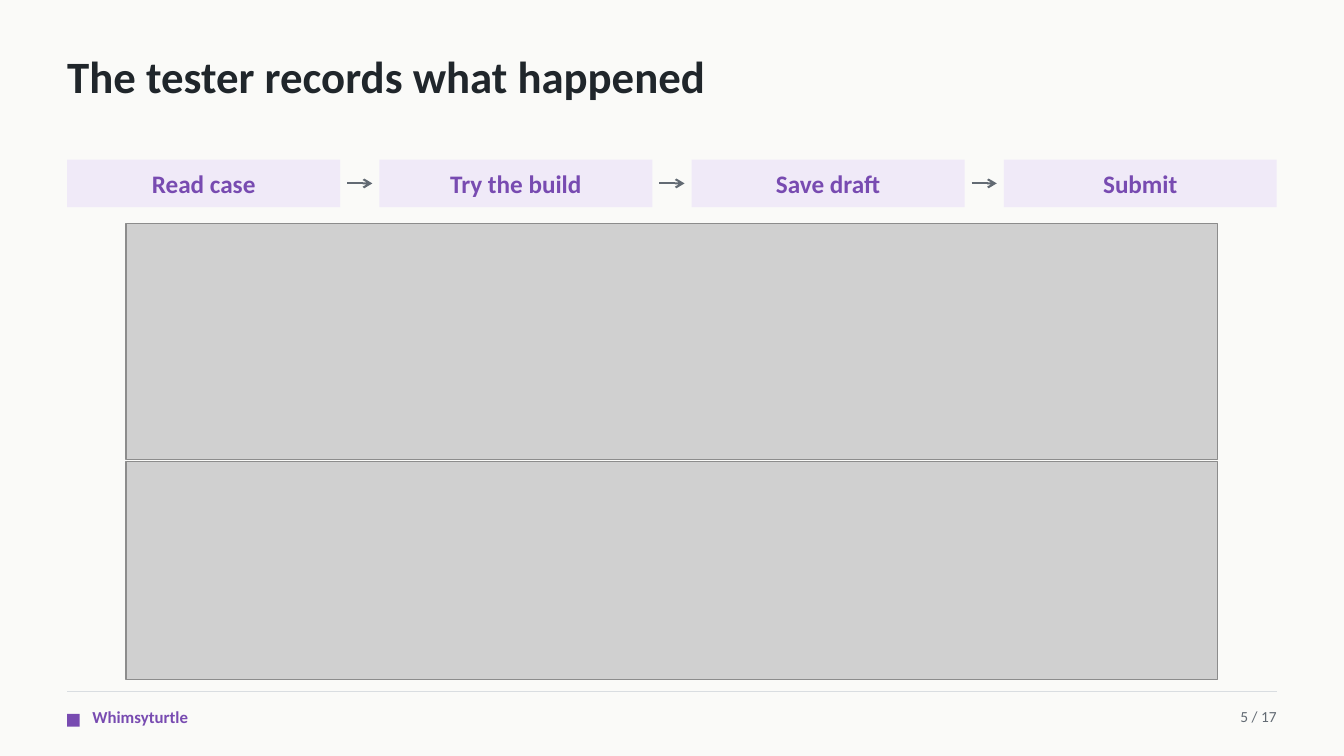
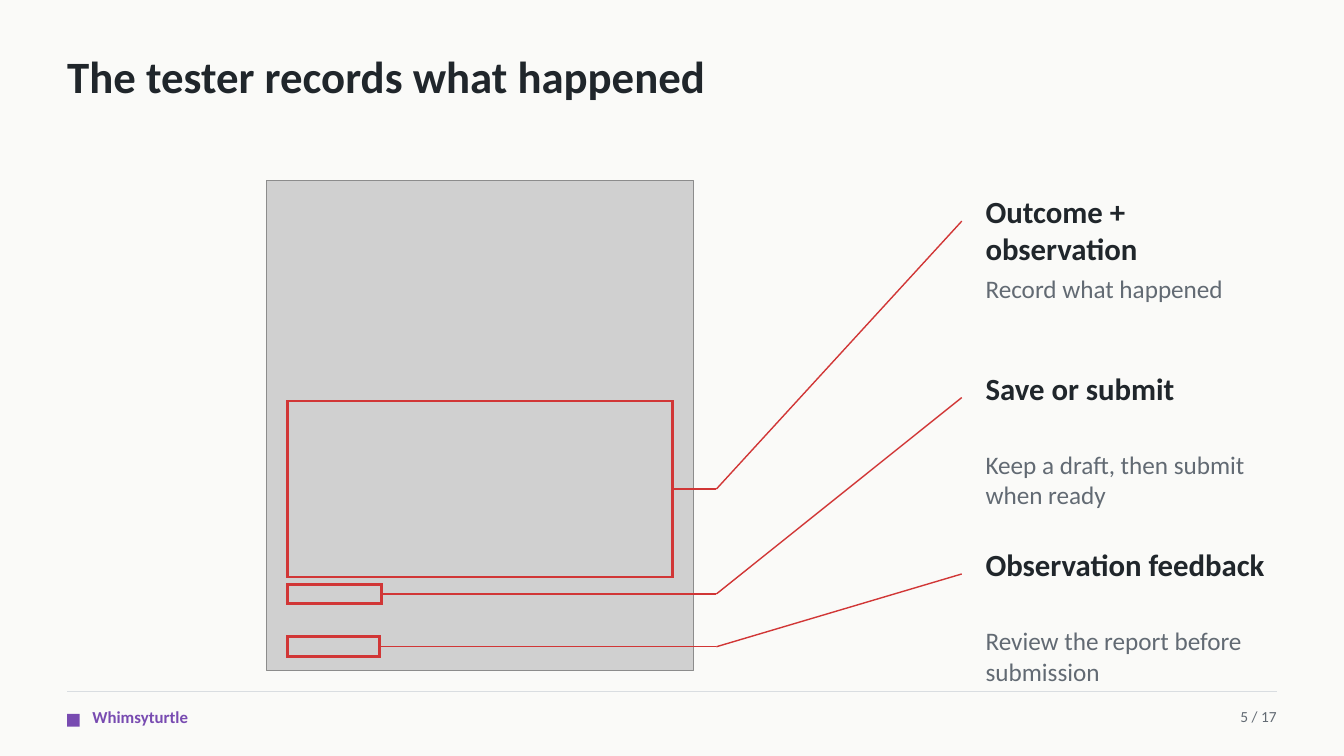
Before and after one commit to CS3227-2610-MP4-Relay/CS3227-2610-MP4, a slide deck: slide 5 of presentations/Relay-MP4.pptx. Drawn at 1344x756 pixels with LibreOffice and Linux fonts; fonts in the diff are those of the drawing; grey boxes stand for pictures. Boxes give left, top, right and bottom in pixels: in the first picture for what was removed or moved away, otherwise in the second. Text is boxed around its words. In the diff, an @@ line names an element or a change of style, - is before the commit and + after.

```diff
--- a/presentations/Relay-MP4.pptx
+++ b/presentations/Relay-MP4.pptx
@@ rectangle removed at bbox=[68, 159, 341, 207] @@
-Read case
@@ rectangle removed at bbox=[379, 159, 652, 207] @@
-Try the build
@@ rectangle removed at bbox=[692, 159, 965, 207] @@
-Save draft
@@ rectangle removed at bbox=[1004, 159, 1277, 207] @@
-Submit
@@ picture: place and size @@
-picture at bbox=[126, 224, 1218, 460]
+picture at bbox=[266, 180, 694, 670]
@@ arrow removed from (347, 184) to (372, 184) @@
@@ arrow removed from (659, 184) to (685, 184) @@
@@ arrow removed from (972, 184) to (997, 184) @@
@@ text added at bbox=[986, 203, 1138, 261], 22 pt, text #20262B, bold @@
+Outcome + observation
@@ line added from (717, 489) to (962, 221), #D13636 1 pt @@
@@ text added at bbox=[986, 280, 1222, 302], 18 pt, text #626A73 @@
+Record what happened
@@ text added at bbox=[986, 378, 1174, 401], 22 pt, text #20262B, bold @@
+Save or submit
@@ rectangle added at bbox=[287, 401, 673, 578], outline #D13636 2 pt @@
@@ line added from (717, 594) to (962, 397), #D13636 1 pt @@
@@ picture removed at bbox=[126, 462, 1218, 679] @@
@@ text added at bbox=[986, 456, 1245, 508], 18 pt, text #626A73 @@
+Keep a draft, then submit when ready
@@ line added from (673, 489) to (717, 489), #D13636 1 pt @@
@@ text added at bbox=[986, 554, 1265, 577], 22 pt, text #20262B, bold @@
+Observation feedback
@@ rectangle added at bbox=[287, 585, 381, 604], outline #D13636 2 pt @@
@@ line added from (382, 594) to (717, 594), #D13636 1 pt @@
@@ line added from (717, 647) to (962, 574), #D13636 1 pt @@
@@ rectangle added at bbox=[287, 637, 379, 657], outline #D13636 2 pt @@
@@ line added from (380, 647) to (717, 647), #D13636 1 pt @@
@@ text added at bbox=[986, 632, 1242, 681], 18 pt, text #626A73 @@
+Review the report before submission
```
Also in this commit, not shown: 3 other slides changed, 3 other files.
